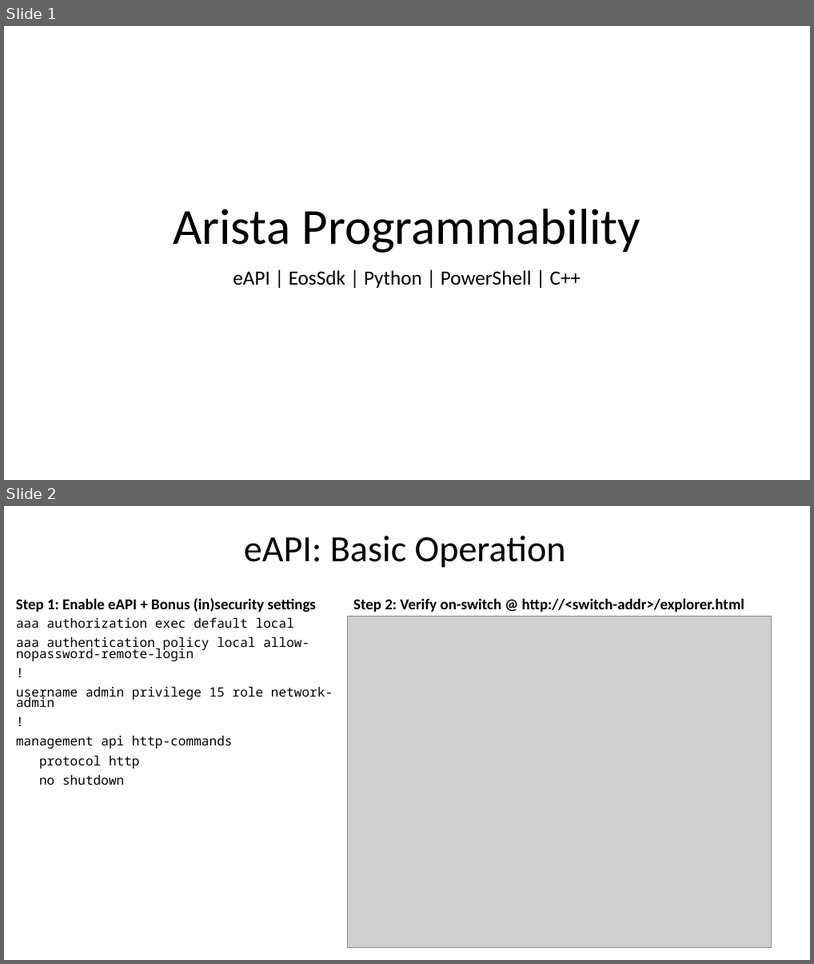
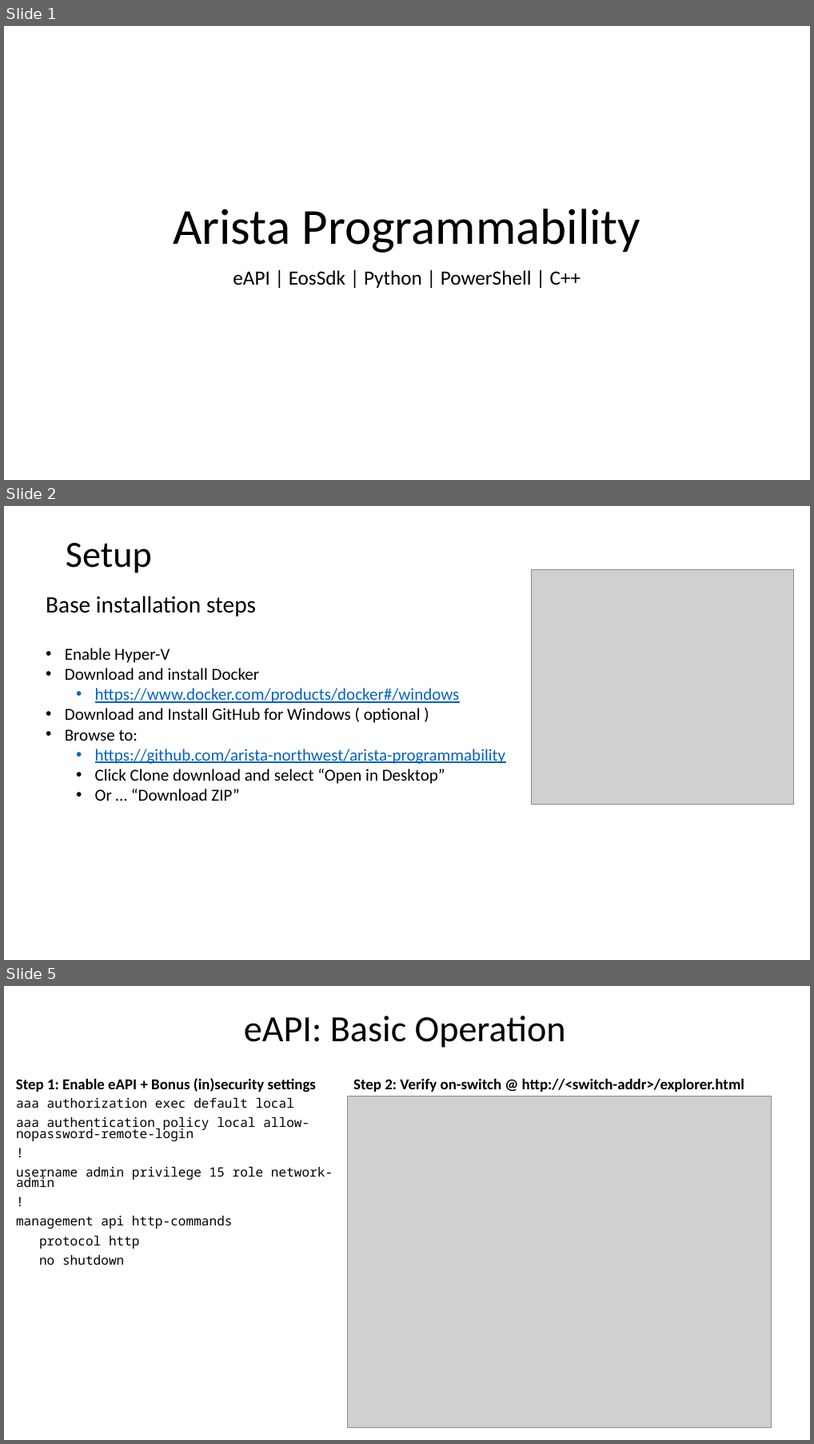
Before and after one commit to arista-northwest/arista-programmability, a slide deck: Arista Programmability.pptx. Shown one above the other, each under a label of ours: slides 1 and 2 before the commit, slides 1, 2 and 5 after it; the slides between them are not shown. The pictures are 814x964 and 814x1444 pixels, drawn with LibreOffice and Linux fonts; fonts in the diff are those of the drawing; grey boxes stand for pictures. Boxes give left, top, right and bottom in pixels: in the first picture for what was removed or moved away, otherwise in the second. Text is boxed around its words. In the diff, an @@ line names an element or a change of style, - is before the commit and + after.

```diff
--- a/Arista Programmability.pptx
+++ b/Arista Programmability.pptx
@@ slide 2 added at [4, 506, 810, 960], background #FFFFFF @@
@@ title added at [66, 543, 152, 573], 44 pt, text #000000 @@
+Setup
@@ picture added at [532, 570, 794, 804] @@
@@ text added at [46, 596, 256, 616], 28 pt, text #000000 @@
+Base installation steps
@@ text added at [65, 648, 506, 800], 20 pt, text #000000 @@
+• Enable Hyper-V
+• Download and install Docker
+  • https://www.docker.com/products/docker#/windows
+• Download and Install GitHub for Windows ( optional )
+• Browse to:
+  • https://github.com/arista-northwest/arista-programmability
+  • Click Clone download and select “Open in Desktop”
+  • Or … “Download ZIP”
@@ what was slide 2 is now slide 5 @@
```
Also in this commit, not shown: 6 slides changed, 14 other slides added, 3 slides removed.
